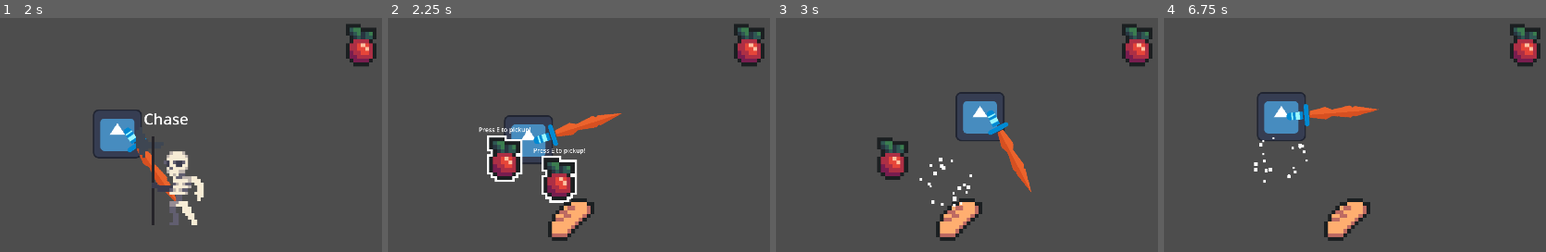
Above: before the commit, frames 1-4 (left to right).
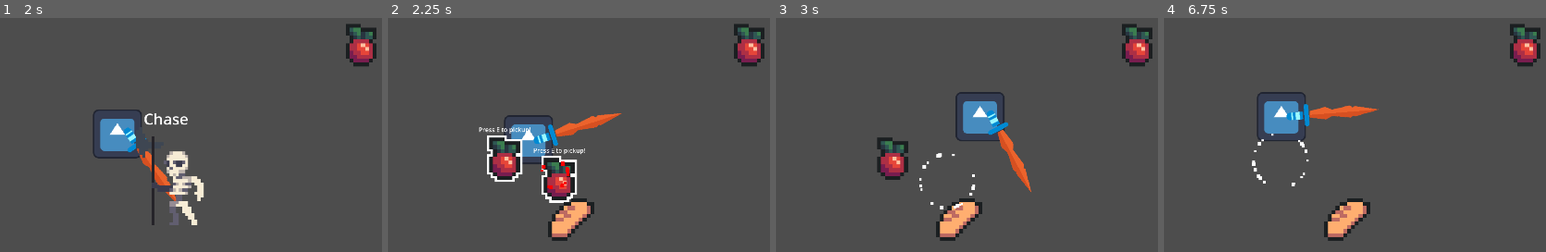
Above: after the commit, the same moments.

Repository: TBrush123/cooking-game
Game: Godot game, scene res://Test/node.tscn
The game is run twice, just before and just after one commit, with the same random seed, the same clock (stepped at 60 frames per second) and the same inputs. The engine's default icon, where the game draws it, is replaced by a stand-in: a white triangle on a blue panel in a dark square.
Inputs (mouse positions are in pixels of both pictures, inside the frame that each line leads up to):
- Up to frame 1 (2 s): move the mouse to (outside the picture) at 0.52 s; hold D (Right) 0.53-1.28 s; click (outside the picture) at 0.6 s; move the mouse to (198, 230) at 1.27 s; hold S (Down) from 1.28 s (still down); tap E (Pickup) at 1.35 s
- Up to frame 2 (2.25 s): move the mouse to (outside the picture) at 2.02 s; release S (Down) at 2.03 s; hold D (Right) from 2.03 s (still down); click (outside the picture) at 2.1 s
- Up to frame 3 (3 s): tap E (Pickup) at 2.75, 2.85 s; move the mouse to (outside the picture) at 2.77 s; release D (Right) at 2.78 s; hold W (Up) from 2.78 s (still down)
- Up to frame 4 (6.75 s): move the mouse to (outside the picture) at 3.52 s; release W (Up) at 3.53 s; hold A (Left) 3.53-5.03 s; click (outside the picture) at 3.6 s; move the mouse to (1286, 149) at 4.27 s; tap E (Pickup) at 4.35, 5.85, 6.5 s; move the mouse to (1545, 209) at 5.02 s; hold S (Down) 5.03-5.78 s; click (1545, 209) at 5.1 s; move the mouse to (1397, 106) at 5.77 s; hold D (Right) 5.78-6.53 s; move the mouse to (outside the picture) at 6.52 s; hold W (Up) from 6.53 s (still down); click (outside the picture) at 6.6 s

Frame 1 is identical in both runs. In frame 2, 0.1% of the frame differs, in the area x 39-48%, y 61-74%; in frame 3, 0.4%, in the area x 37-53%, y 57-82%; in frame 4, 0.3%.

Commit message:
Made particles for enemies wwhen dying

Diff:
--- a/Items/pickup_sparkle.tscn
+++ b/Effects/sparkle.tscn
@@ -9,7 +9,7 @@
 direction = Vector2(0, 0)
 spread = 180.0
 gravity = Vector2(0, 0)
-initial_velocity_min = 150.0
+initial_velocity_min = 300.0
 initial_velocity_max = 300.0
 scale_amount_min = 5.0
 scale_amount_max = 10.0
--- a/Enemies/monster.tscn
+++ b/Enemies/monster.tscn
@@ -8,6 +8,7 @@
 [ext_resource type="Script" uid="uid://drtf611ckstnr" path="res://Scripts/Components/HurtboxComponent.gd" id="4_g1224"]
 [ext_resource type="Script" uid="uid://ct7cnyo6lun7j" path="res://Scripts/Components/HealthComponent.gd" id="4_qegr4"]
 [ext_resource type="Script" uid="uid://cmgjq41vhgnju" path="res://Enemies/TestEnemy/chase.gd" id="5_hielp"]
+[ext_resource type="PackedScene" uid="uid://cg5bv8o1ttlno" path="res://Effects/sparkle.tscn" id="8_iokas"]
 
 [sub_resource type="RectangleShape2D" id="RectangleShape2D_tucvw"]
 size = Vector2(106, 195)
@@ -48,6 +49,7 @@
 
 [node name="HealthComponent" type="Node2D" parent="."]
 script = ExtResource("4_qegr4")
+sparkle_scene = ExtResource("8_iokas")
 metadata/_custom_type_script = "uid://ct7cnyo6lun7j"
 
 [node name="HurtboxComponent" type="Area2D" parent="." node_paths=PackedStringArray("health_component")]
--- a/Items/item.tscn
+++ b/Items/item.tscn
@@ -1,7 +1,7 @@
 [gd_scene load_steps=7 format=3 uid="uid://cyu0hcofu1knc"]
 
 [ext_resource type="Script" uid="uid://cr70ren1nn4k6" path="res://Items/item.gd" id="1_p2kau"]
-[ext_resource type="PackedScene" uid="uid://cg5bv8o1ttlno" path="res://Items/pickup_sparkle.tscn" id="2_3dnog"]
+[ext_resource type="PackedScene" uid="uid://cg5bv8o1ttlno" path="res://Effects/sparkle.tscn" id="2_3dnog"]
 [ext_resource type="Texture2D" uid="uid://dn207excim61x" path="res://Items/Assets/Food_0.png" id="3_3dnog"]
 
 [sub_resource type="Shader" id="Shader_p2kau"]
--- a/Scripts/Components/HealthComponent.gd
+++ b/Scripts/Components/HealthComponent.gd
@@ -2,6 +2,8 @@
 class_name HealthComponent
 
 @export var max_health := 100.0
+@export var sparkle_scene: PackedScene
+
 var health: float
 var parent
 
@@ -17,4 +19,11 @@
 			var drop_size = parent.drop_items.size()
 			for item in range(drop_size):
 				parent.drop()
+		var sparkle = sparkle_scene.instantiate()
+		sparkle.position = global_position
+
+		parent.get_parent().add_child(sparkle)
+		sparkle.color = Color(1.0, 0.0, 0.0, 1.0)
+		sparkle.restart()
+
 		parent.queue_free()
Not shown: 1 places in Enemies/monster.tscn that only renumber resources
